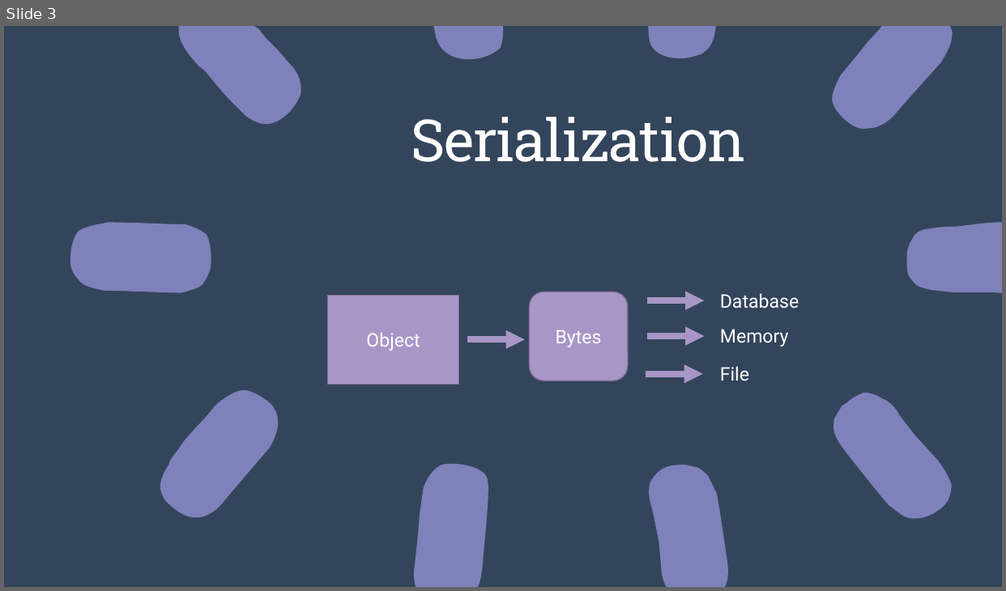
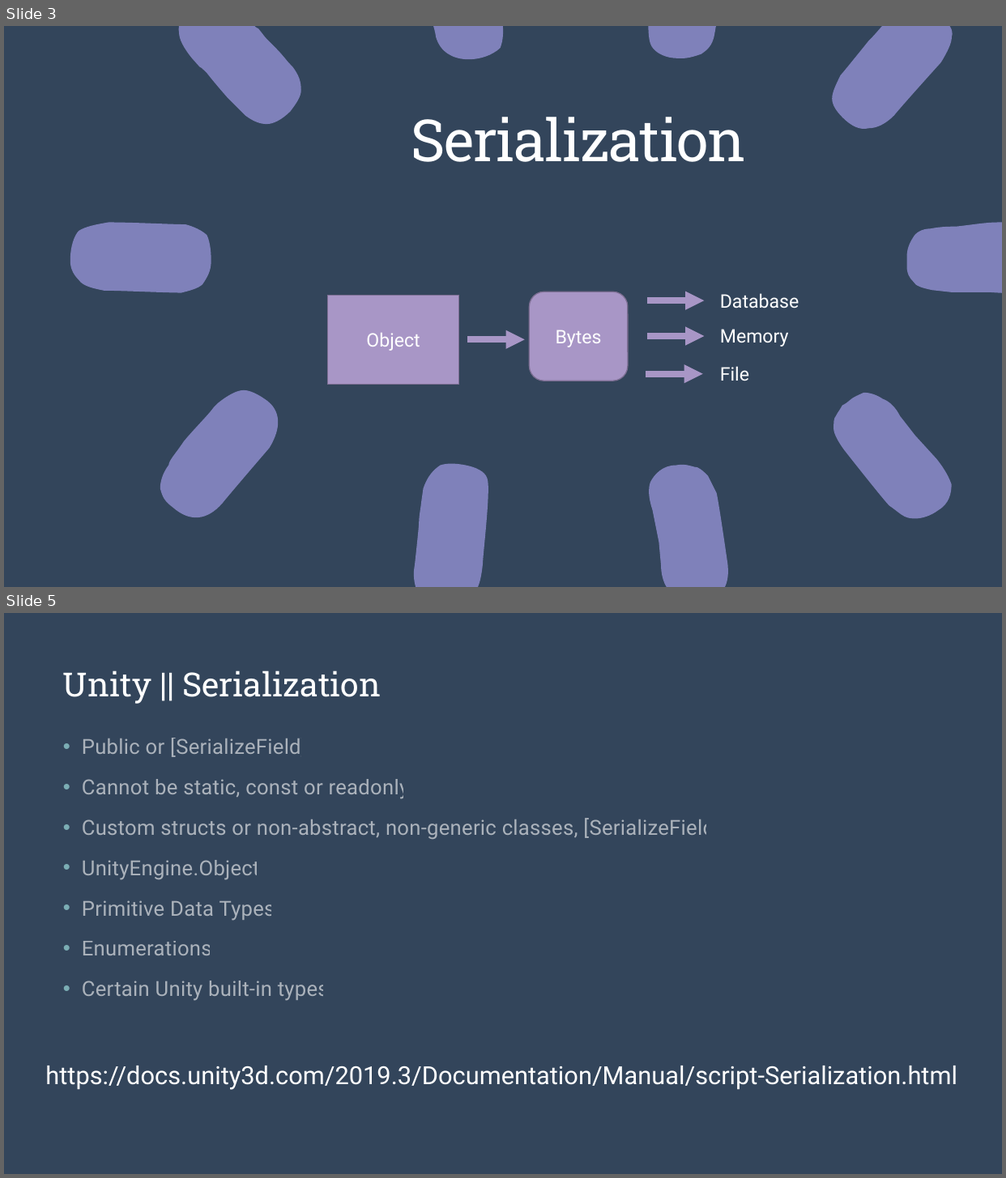
Before and after one commit to alexasummers/Serialization, a slide deck: Serialization/Lecture.pptx. Shown one above the other, each under a label of ours: slide 3 before the commit, slides 3 and 5 after it; the slides between them are not shown. The pictures are 1006x591 and 1006x1178 pixels, drawn with LibreOffice and Linux fonts; fonts in the diff are those of the drawing. Boxes give left, top, right and bottom in pixels: in the first picture for what was removed or moved away, otherwise in the second. Text is boxed around its words. In the diff, an @@ line names an element or a change of style, - is before the commit and + after.

```diff
--- a/Serialization/Lecture.pptx
+++ b/Serialization/Lecture.pptx
@@ slide 5 added at box(4, 613, 1002, 1174), background #243141 @@
@@ rectangle added at box(4, 613, 1002, 1174), fill #33455B @@
@@ title added at box(63, 671, 381, 704), 32 pt, text #FFFFFF @@
+Unity || Serialization
@@ text added at box(82, 738, 720, 1001), 20 pt, text #FFFFFF at 58% opacity @@
+• Public or [SerializeField]
+• Cannot be static, const or readonly
+• Custom structs or non-abstract, non-generic classes, [SerializeField]
+• UnityEngine.Object
+• Primitive Data Types
+• Enumerations
+• Certain Unity built-in types
@@ text added at box(45, 1066, 957, 1090), 24 pt, text #FFFFFF @@
+https://docs.unity3d.com/2019.3/Documentation/Manual/script-Serialization.html
```
Also in this commit, not shown: 1 slide changed, 2 other slides added, 4 other files.
